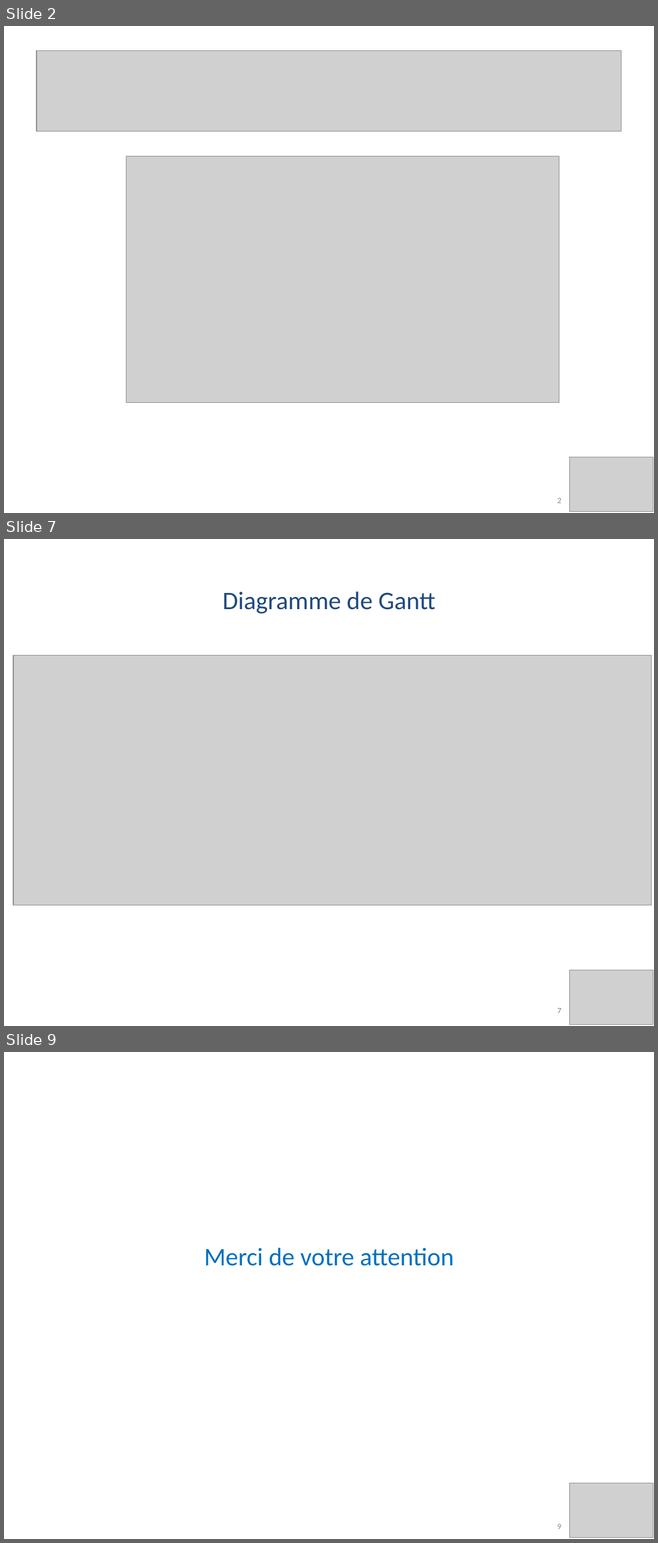
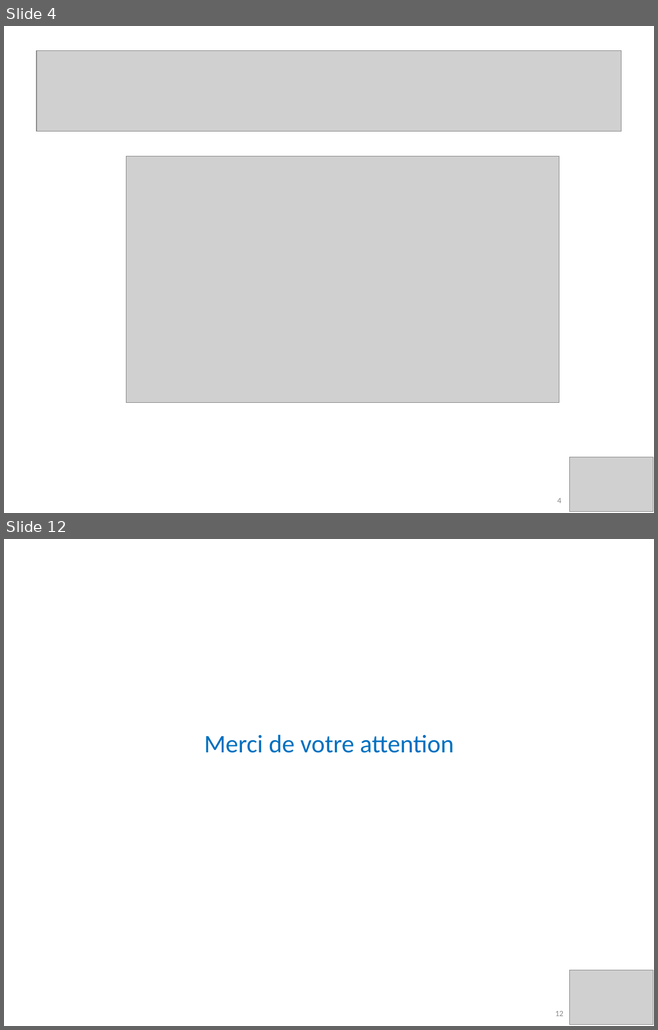
Before and after one commit to PierreSQS/Mubiz, a slide deck: Documents/Soutenance_Final_Pierre_et_Odile-20170314.pptx. Shown one above the other, each under a label of ours: slides 2, 7 and 9 before the commit, slides 4 and 12 after it; the slides between them are not shown. The pictures are 658x1543 and 658x1030 pixels, drawn with LibreOffice and Linux fonts; fonts in the diff are those of the drawing; grey boxes stand for pictures; background and template pictures are left out. Boxes give left, top, right and bottom in pixels: in the first picture for what was removed or moved away, otherwise in the second. Text is boxed around its words. In the diff, an @@ line names an element or a change of style, - is before the commit and + after.

```diff
--- a/Documents/Soutenance_Final_Pierre_et_Odile-20170314.pptx
+++ b/Documents/Soutenance_Final_Pierre_et_Odile-20170314.pptx
@@ slide 7 removed at [4,539,654,1026], background #FFFFFF @@
@@ text removed at [223,591,435,614] @@
-Diagramme de Gantt
@@ picture removed at [13,655,651,906] @@
@@ picture removed at [569,971,652,1025] @@
@@ page number removed at [557,1008,561,1013] @@
-7
@@ what was slide 2 is now slide 4 @@
@@ page number at [557,498,561,503]: text changed @@
-2
+4
@@ what was slide 9 is now slide 12 @@
@@ page number at [555,1011,563,1016]: text changed @@
-9
+12
```
Also in this commit, not shown: 3 slides changed, 7 slides added, 3 other slides removed.
